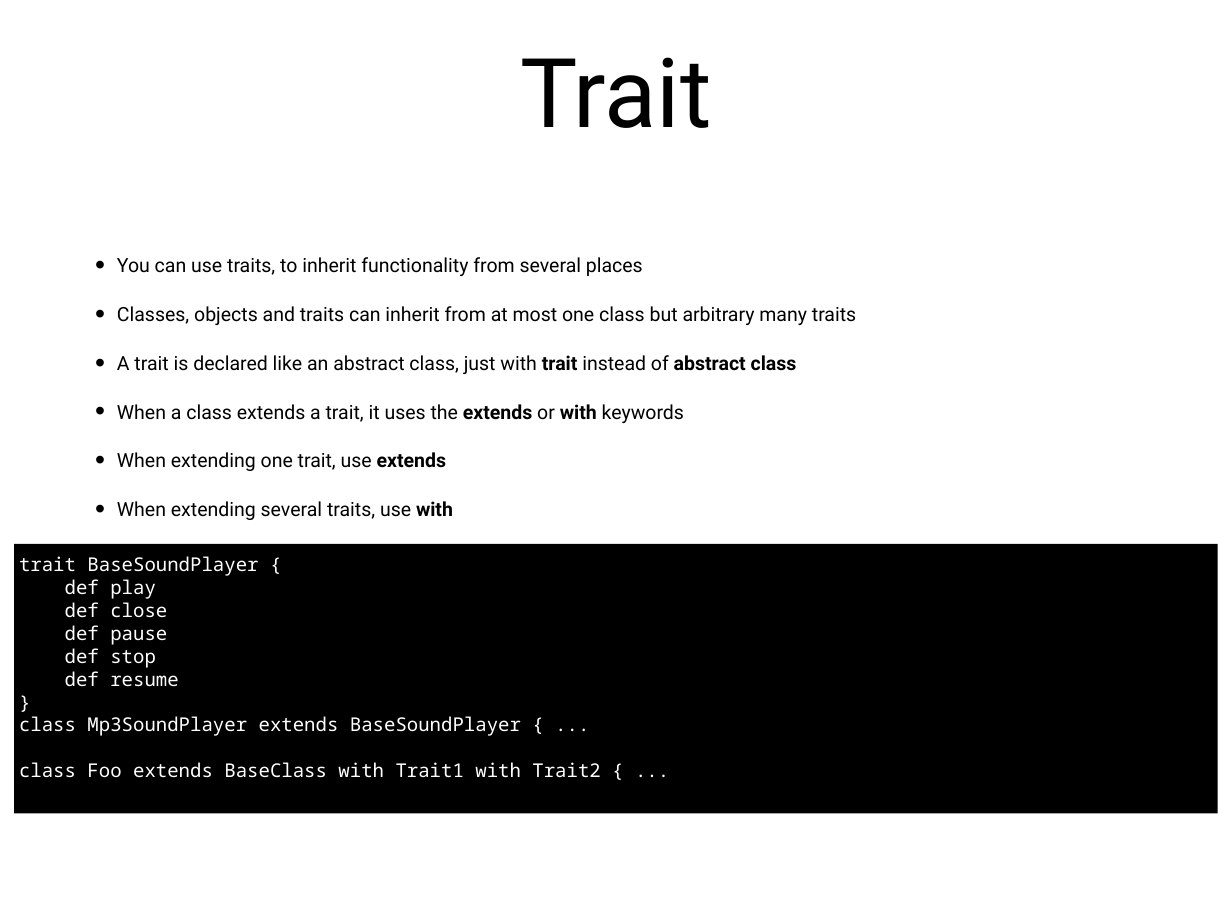
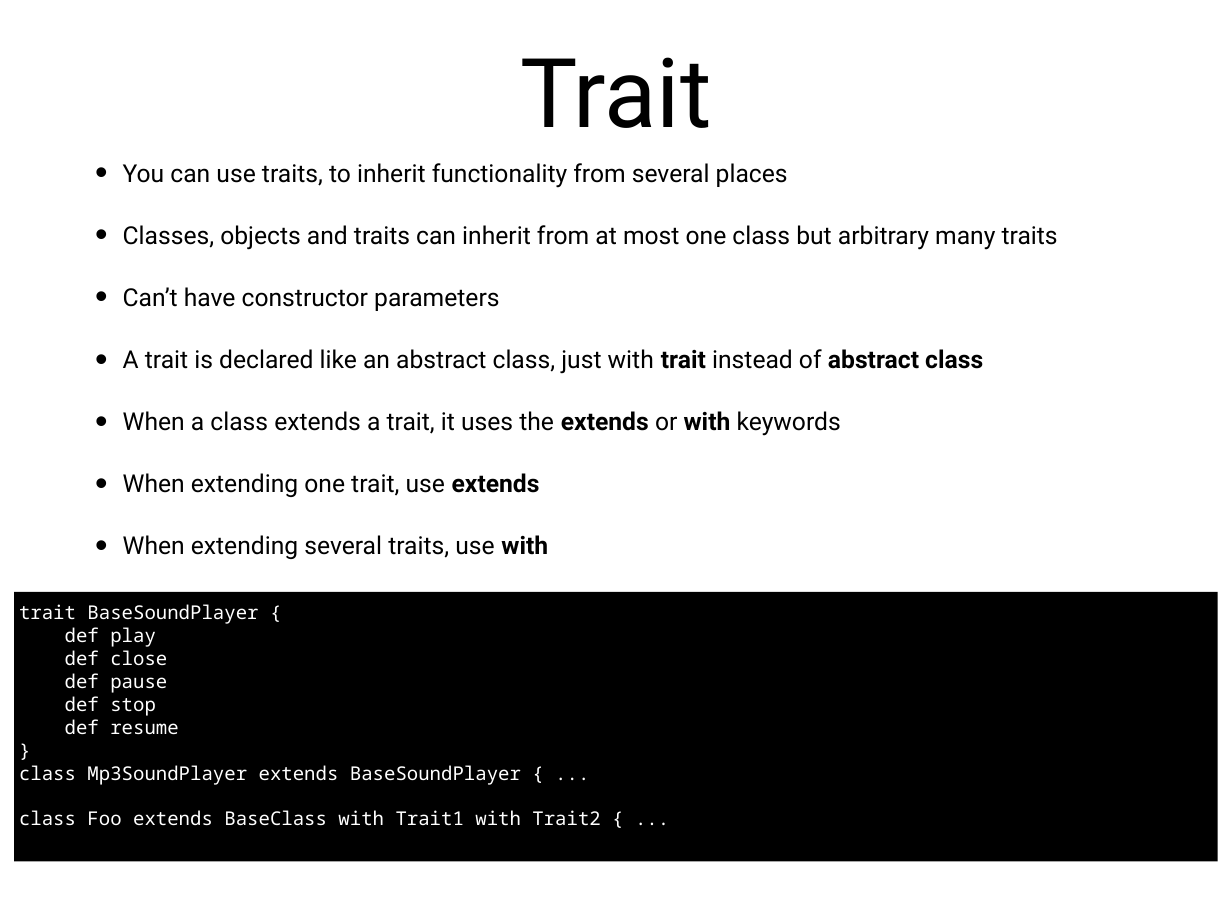
Before and after one commit to LundOgBendsen/LBE2921-Scala, a slide deck: slide 13 of slides/06_class_hierarchies.pptx. Drawn at 1232x924 pixels with LibreOffice and Linux fonts; fonts in the diff are those of the drawing. Boxes give left, top, right and bottom in pixels: in the first picture for what was removed or moved away, otherwise in the second. Text is boxed around its words. In the diff, an @@ line names an element or a change of style, - is before the commit and + after.

```diff
--- a/slides/06_class_hierarchies.pptx
+++ b/slides/06_class_hierarchies.pptx
@@ text "You can use traits, to ...": place and size @@
-text "You can use traits, to ..." at (117, 257, 856, 520)
+text "You can use traits, to ..." at (123, 163, 1058, 559)
@@ text at (123, 163, 1058, 559): size 16.2 to 20.5 pt; indent changed; more space between paragraphs @@
@@ text at (123, 287, 499, 311): paragraph added @@
+• Can’t have constructor parameters
@@ text "trait BaseSoundPlayer {": place and size @@
-text "trait BaseSoundPlayer {" at (14, 544, 1217, 814)
+text "trait BaseSoundPlayer {" at (14, 592, 1217, 861)
```
Also in this commit, not shown: 3 other slides changed, 2 slides added, 4 slides removed, 26 other files.
